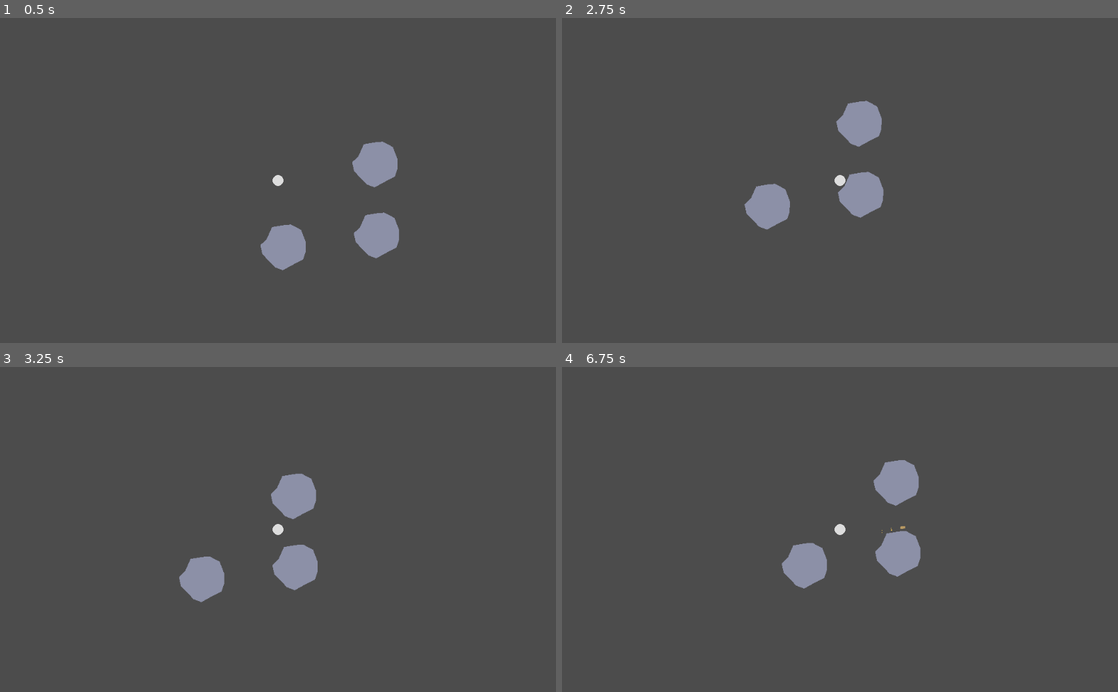
Above: before the commit, frames 1-4 (two rows, left to right).
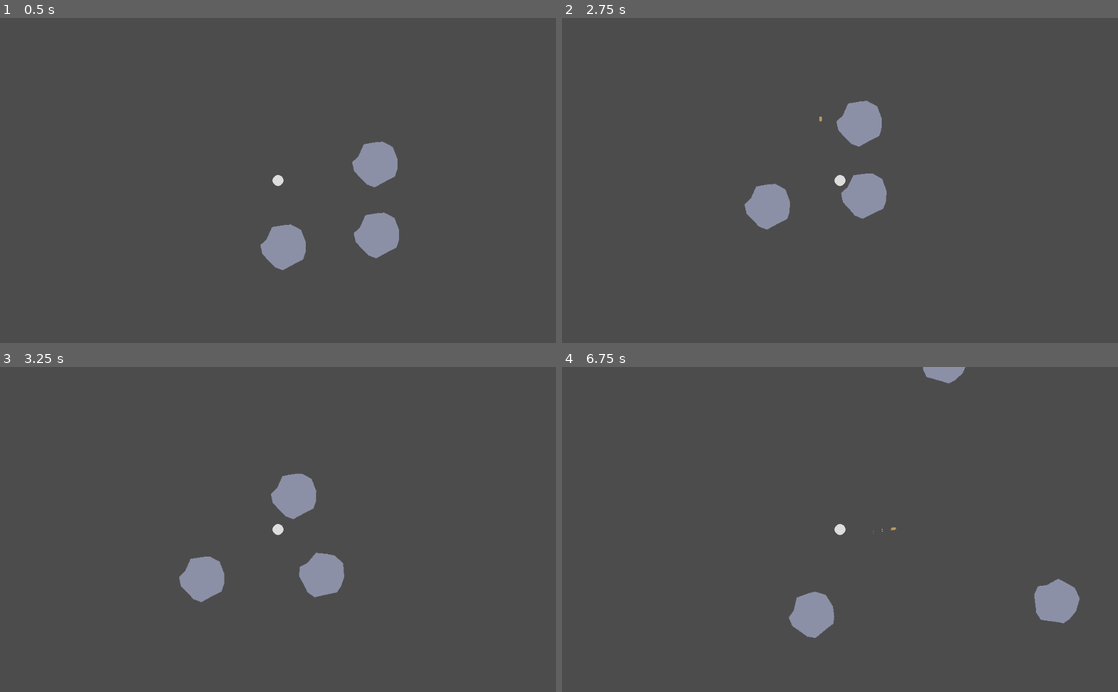
Above: after the commit, the same moments.

Repository: JeanShark-dev/godot-rock-survival
Game: Godot game, scene res://Main.tscn
Same seed, same stepped clock (60 frames per second), same inputs: the game is played once before the commit and once after it.
Inputs (mouse positions are in pixels of both pictures, inside the frame that each line leads up to):
- Up to frame 1 (0.5 s): no input
- Up to frame 2 (2.75 s): tap Enter at 0.5 s; move the mouse to (962, 164) at 0.52 s; hold D (gp_right) 0.53-1.28 s; click (962, 164) at 0.6 s; move the mouse to (728, 196) at 1.27 s; hold S (gp_down) 1.28-2.03 s; click (728, 196) at 1.35 s; move the mouse to (895, 109) at 2.02 s; hold D (gp_right) from 2.03 s (still down); click (895, 109) at 2.1 s
- Up to frame 3 (3.25 s): move the mouse to (250, 594) at 2.77 s; release D (gp_right) at 2.78 s; hold W (gp_up) from 2.78 s (still down); click (250, 594) at 2.85 s
- Up to frame 4 (6.75 s): move the mouse to (1006, 578) at 3.52 s; release W (gp_up) at 3.53 s; hold A (gp_left) 3.53-5.03 s; click (1006, 578) at 3.6 s; move the mouse to (673, 480) at 4.27 s; click (673, 480) at 4.35 s; move the mouse to (867, 529) at 5.02 s; hold S (gp_down) 5.03-5.78 s; click (867, 529) at 5.1 s; move the mouse to (756, 448) at 5.77 s; hold D (gp_right) 5.78-6.53 s; click (756, 448) at 5.85 s; move the mouse to (962, 513) at 6.52 s; hold W (gp_up) from 6.53 s (still down); click (962, 513) at 6.6 s

Frame 1 is identical in both runs. In frame 2, 0.2% of the frame differs, in the area x 46-59%, y 25-62%; in frame 3, 1.3%; in frame 4, 4.5%, in the area x 39-94%, y 0-84%.

Commit message:
physics based bullets + small fix
fixed bug where player couldn't collide wiþ boulders
made bullets rigidbody-based (because physics is fun)

Diff:
--- a/9mm.gd
+++ b/9mm.gd
@@ -1,4 +1,4 @@
-extends Area2D
+extends RigidBody2D
 
 var direction = Vector2()
 export var speed = 1000
@@ -8,10 +8,17 @@
 	position = gun_position
 	direction = (aim_position - gun_position).normalized()
 	rotation = direction.angle() + 0.5 * PI
+	apply_impulse(position*speed, direction*speed)
 
 func _process(delta):
-	position += direction * speed * delta
+	#position += direction * speed * delta
+	pass
+
 
 
 func _on_9mm_body_entered(body):
+	get_node("Deaþtimer").start()
+
+
+func _on_Deatimer_timeout():
 	queue_free()
--- a/9mm.tscn
+++ b/9mm.tscn
@@ -27,8 +27,9 @@
 radius = 2.40952
 height = 4.39354
 
-[node name="9mm" type="Area2D"]
-gravity_vec = Vector2( 0, 0 )
+[node name="9mm" type="RigidBody2D"]
+contacts_reported = 5
+contact_monitor = true
 script = ExtResource( 1 )
 
 [node name="9mmTrail" type="Particles2D" parent="."]
@@ -47,4 +48,8 @@
 
 [node name="9mmHitbox" type="CollisionShape2D" parent="."]
 shape = SubResource( 4 )
+
+[node name="Deaþtimer" type="Timer" parent="."]
+one_shot = true
 [connection signal="body_entered" from="." to="." method="_on_9mm_body_entered"]
+[connection signal="timeout" from="Deaþtimer" to="." method="_on_Deatimer_timeout"]
--- a/ContextObstacle.tscn
+++ b/ContextObstacle.tscn
@@ -8,6 +8,8 @@
 radius = 45.0111
 
 [node name="ContextObstacle" type="RigidBody2D"]
+collision_layer = 3
+collision_mask = 3
 mass = 3836.06
 physics_material_override = SubResource( 2 )
 
--- a/Main.tscn
+++ b/Main.tscn
@@ -23,6 +23,8 @@
 
 [node name="ContextObstacle" parent="WorldContainer" instance=ExtResource( 2 )]
 position = Vector2( 11, 121 )
+collision_layer = 3
+collision_mask = 3
 physics_material_override = SubResource( 1 )
 
 [node name="ContextObstacle2" parent="WorldContainer" instance=ExtResource( 2 )]
